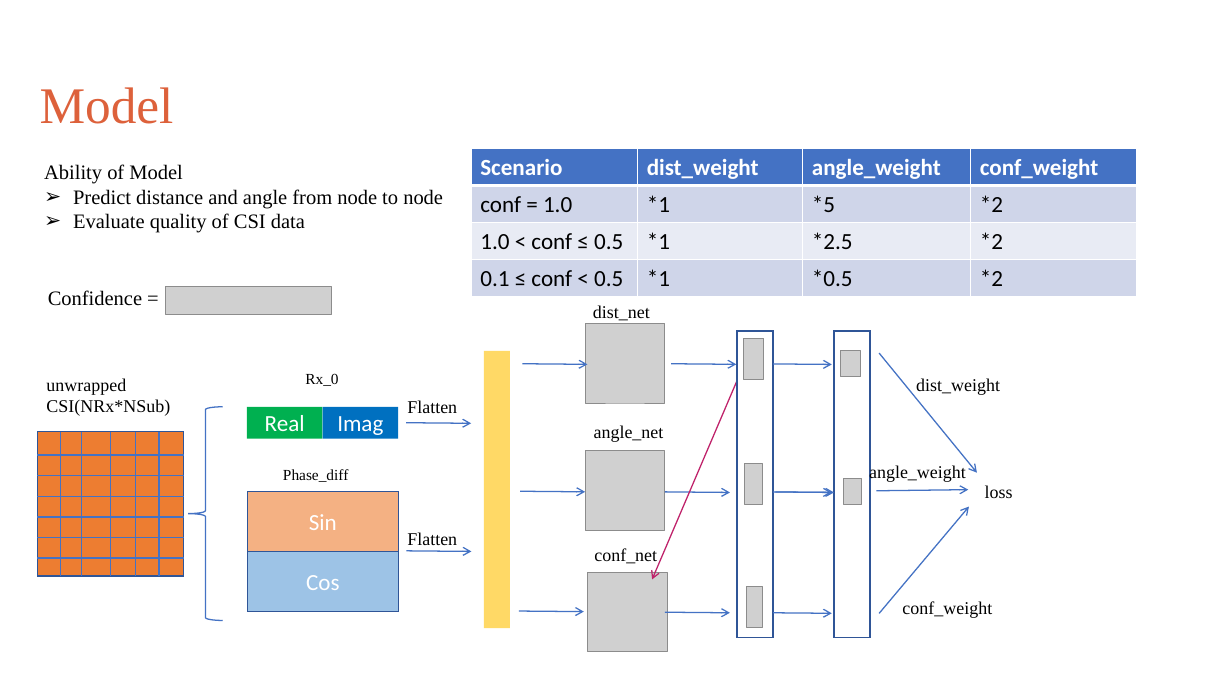
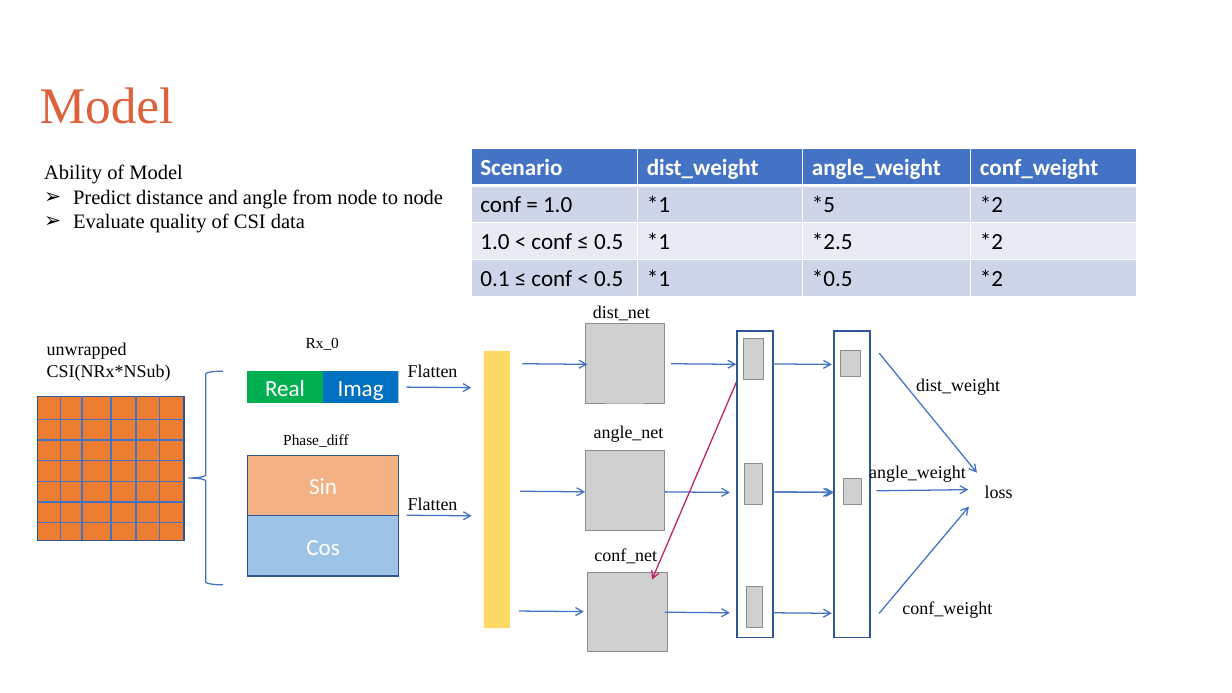
Before and after one commit to Evildes000/ai4csi, a slide deck: slide 3 of multihop_loication.pptx. Drawn at 1232x693 pixels with LibreOffice and Linux fonts; fonts in the diff are those of the drawing; grey boxes stand for pictures; background and template pictures are left out. Boxes give left, top, right and bottom in pixels: in the first picture for what was removed or moved away, otherwise in the second. Text is boxed around its words. In the diff, an @@ line names an element or a change of style, - is before the commit and + after.

```diff
--- a/multihop_loication.pptx
+++ b/multihop_loication.pptx
@@ text removed at [48,290,142,306] @@
-Confidence =
@@ picture removed at [165,287,332,313] @@
@@ 11 lines, 5 rectangles, 5 texts, 2 arrows, 1 left brace: place and size @@
-11 lines, 5 rectangles, 5 texts, 2 arrows, 1 left brace at [37,373,471,620]
+11 lines, 5 rectangles, 5 texts, 2 arrows, 1 left brace at [38,337,471,585]
```
Also in this commit, not shown: 3 other slides changed, 1 slide added.
